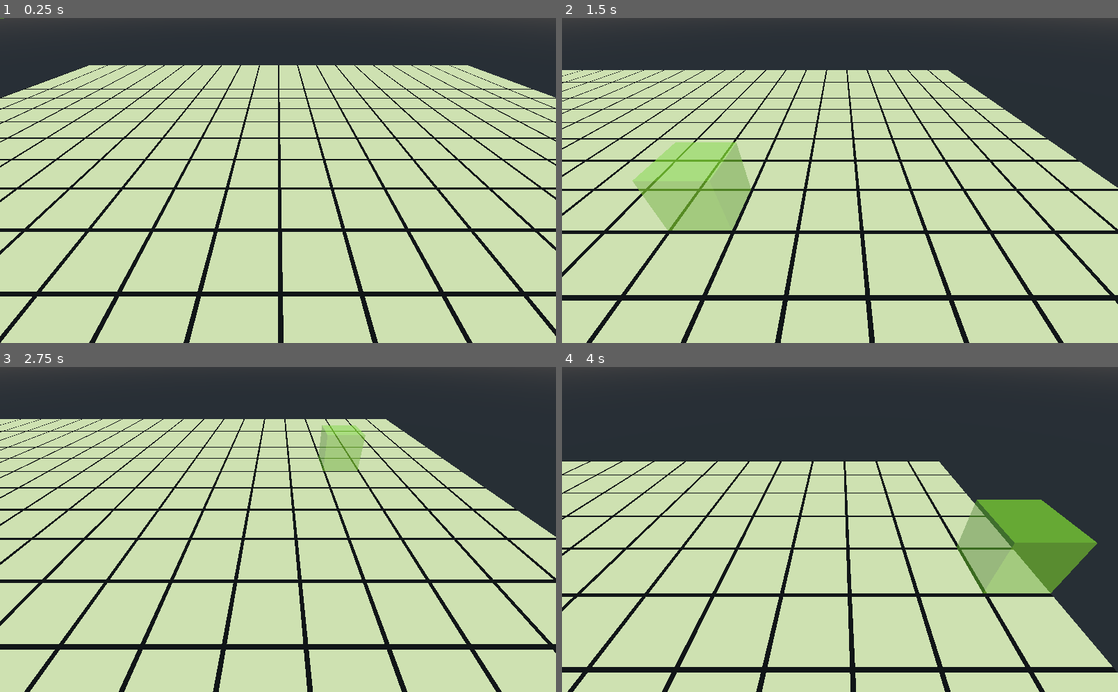
Above: before the commit, frames 1-4 (two rows, left to right).
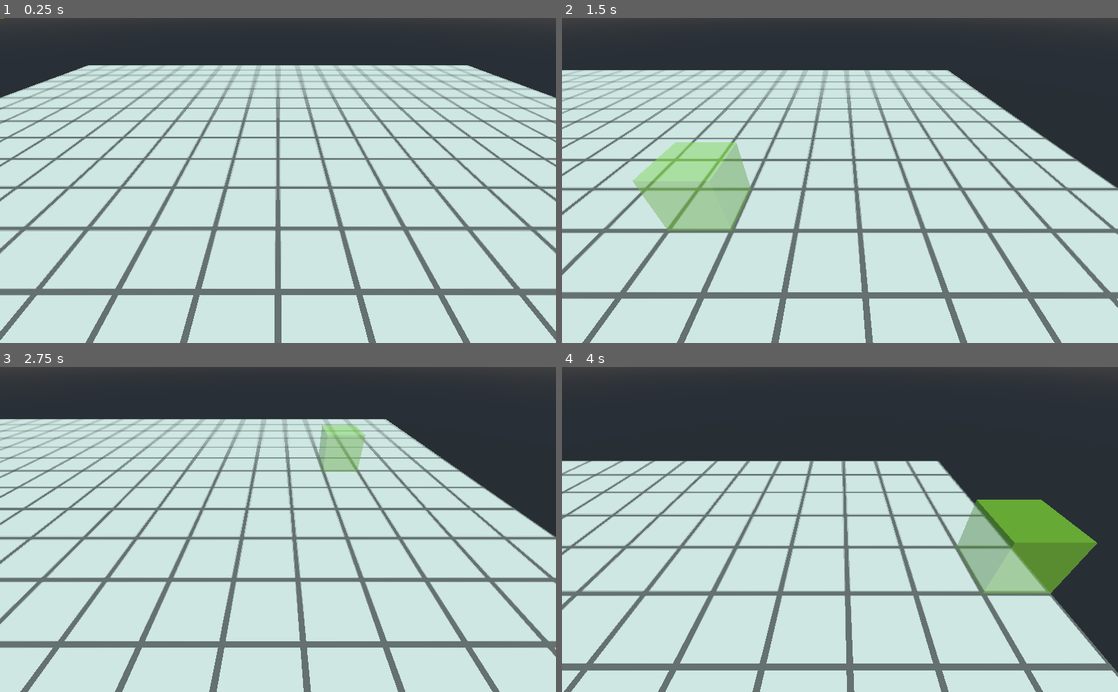
Above: after the commit, the same moments.

Repository: dstasio/godot_wfc_0
Game: Godot game, scene res://scenes/Scene_0.tscn
Same seed, same stepped clock (60 frames per second), same inputs: the game is played once before the commit and once after it.
Inputs (mouse positions are in pixels of both pictures, inside the frame that each line leads up to):
- Up to frame 1 (0.25 s): no input
- Up to frame 2 (1.5 s): tap Enter at 0.5 s; move the mouse to (962, 164) at 0.52 s; hold Middle mouse button (pan) 0.53-1.28 s; tap Space at 1.25 s; move the mouse to (728, 196) at 1.27 s; tap Middle mouse button (pan) at 1.35 s
- Up to frame 3 (2.75 s): tap Enter at 2 s; move the mouse to (333, 458) at 2.02 s; hold Middle mouse button (pan) from 2.03 s (still down)
- Up to frame 4 (4 s): tap Space at 2.75 s; move the mouse to (812, 594) at 2.77 s; release Middle mouse button (pan) at 2.78 s; tap Middle mouse button (pan) at 2.85 s; tap Enter at 3.5 s; move the mouse to (1006, 578) at 3.52 s; hold Middle mouse button (pan) from 3.53 s (still down)

The runs differ from the first frame. In frame 1, 84% of the frame differs, in the area x 0-100%, y 14-100%; in frame 2, 78%; in frame 3, 78%; in frame 4, 61%.

Commit message:
ground grid texture

Diff:
--- a/materials/ground_material.tres
+++ b/materials/ground_material.tres
@@ -1,10 +1,13 @@
-[gd_resource type="ShaderMaterial" load_steps=2 format=2]
+[gd_resource type="ShaderMaterial" load_steps=3 format=2]
+
+[ext_resource path="res://textures/grid.png" type="Texture" id=1]
 
 [sub_resource type="Shader" id=2]
 code = "shader_type spatial;
 render_mode skip_vertex_transform;
 
-uniform vec3 color;
+uniform vec3      color;
+uniform sampler2D grid_texture;
 
 varying vec3 world_vertex;
 
@@ -15,7 +18,9 @@
 	NORMAL = (MODELVIEW_MATRIX * vec4(NORMAL, 0.0)).xyz;
 }
 
-const float GRID_THICKNESS = 0.03f;
+const float GRID_THICKNESS = 0.01f;
+const float GREY_LEVEL     = 0.2f;
+const float WHITE_LEVEL    = 1.0f;
 
 void fragment()
 {
@@ -24,9 +29,14 @@
 	fracted = clamp(fracted, 0, 1);
 	bvec3 bools = greaterThan(fracted, vec3(GRID_THICKNESS));
 	float grey = float(bools.x && bools.z);
+
+	grey = texture(grid_texture, world_vertex.xz).r;
+
+	grey = clamp(grey, GREY_LEVEL, WHITE_LEVEL);
 	ALBEDO = color * vec3(grey, grey, grey);
 }"
 
 [resource]
 shader = SubResource( 2 )
-shader_param/color = Vector3( 0.9, 0.8, 0.4 )
+shader_param/color = Vector3( 0.9, 0.85, 0.7 )
+shader_param/grid_texture = ExtResource( 1 )
--- a/project.godot
+++ b/project.godot
@@ -9,12 +9,18 @@
 config_version=4
 
 _global_script_classes=[ {
+"base": "Camera",
+"class": "Sky_Camera",
+"language": "GDScript",
+"path": "res://scripts/camera.gd"
+}, {
 "base": "Node",
 "class": "Statics",
 "language": "GDScript",
 "path": "res://scripts/statics.gd"
 } ]
 _global_script_class_icons={
+"Sky_Camera": "",
 "Statics": ""
 }
 
--- a/scenes/Scene_0.tscn
+++ b/scenes/Scene_0.tscn
@@ -11,6 +11,7 @@
 [node name="Scene_0" type="Spatial"]
 
 [node name="player" type="Spatial" parent="."]
+unique_name_in_owner = true
 transform = Transform( 1, 0, 0, 0, 0.993221, 0.116237, 0, -0.116237, 0.993221, 0, 1.84241, 3.9846 )
 script = ExtResource( 2 )
 
@@ -21,7 +22,8 @@
 light_color = Color( 0.960784, 0.941176, 0.878431, 1 )
 light_energy = 0.5
 
-[node name="Camera" type="Camera" parent="."]
+[node name="camera" type="Camera" parent="."]
+unique_name_in_owner = true
 transform = Transform( 1, 0, 0, 0, 0.781923, 0.623375, 0, -0.623375, 0.781923, 0, 2.87832, 3.39335 )
 script = ExtResource( 3 )
 
--- a/scripts/camera.gd
+++ b/scripts/camera.gd
@@ -1,4 +1,5 @@
 extends Camera
+class_name Sky_Camera
 
 var is_panning: bool = false
 var pan_start: Vector3
--- a/scripts/player.gd
+++ b/scripts/player.gd
@@ -1,16 +1,15 @@
 extends Spatial
 
-
-
-# Called when the node enters the scene tree for the first time.
 func _ready():
 	pass # Replace with function body.
 
 
-# Called every frame. 'delta' is the elapsed time since the previous frame.
-func _process(delta):
+func _process(delta) -> void:
 	if Input.is_action_just_pressed('ui_cancel'):
 		get_tree().quit(0)
+
+	if (get_node("%camera") as Sky_Camera).is_panning:
+		return
 
 	var cursor_pos := Statics.project_mouse_on_ground(get_viewport())
 	cursor_pos.x = stepify(cursor_pos.x - 0.5, 1)
Binary file added: textures/grid.png
Not shown, added: textures/grid.png.import
